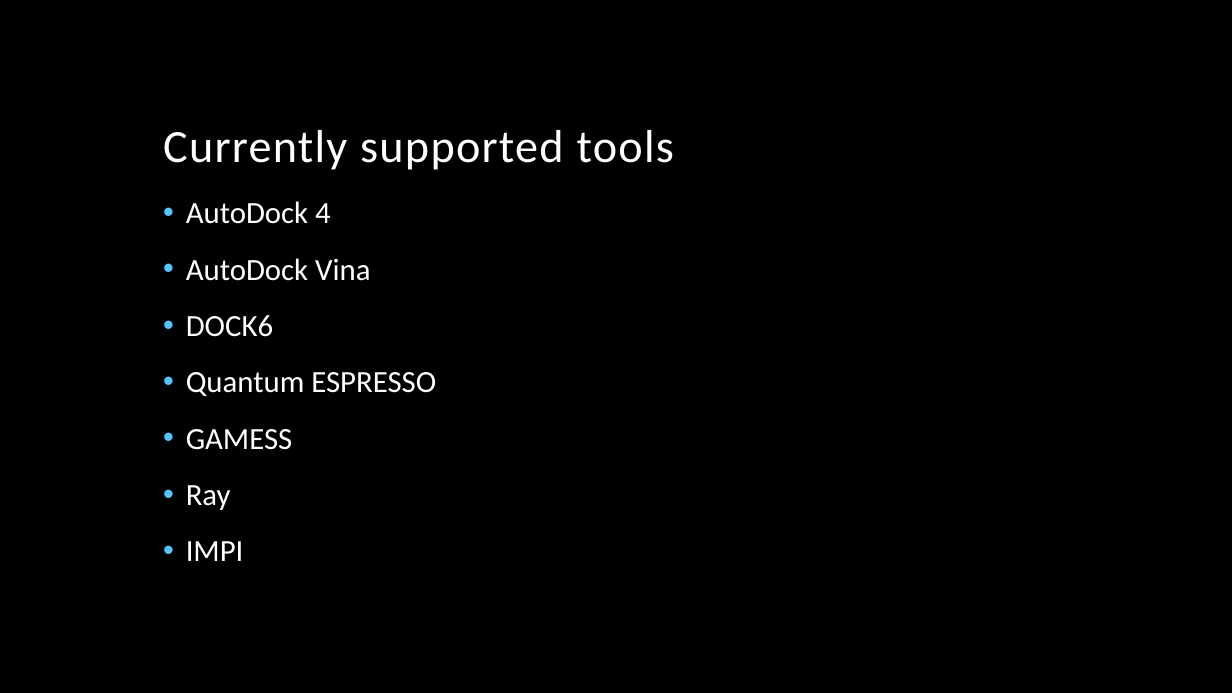
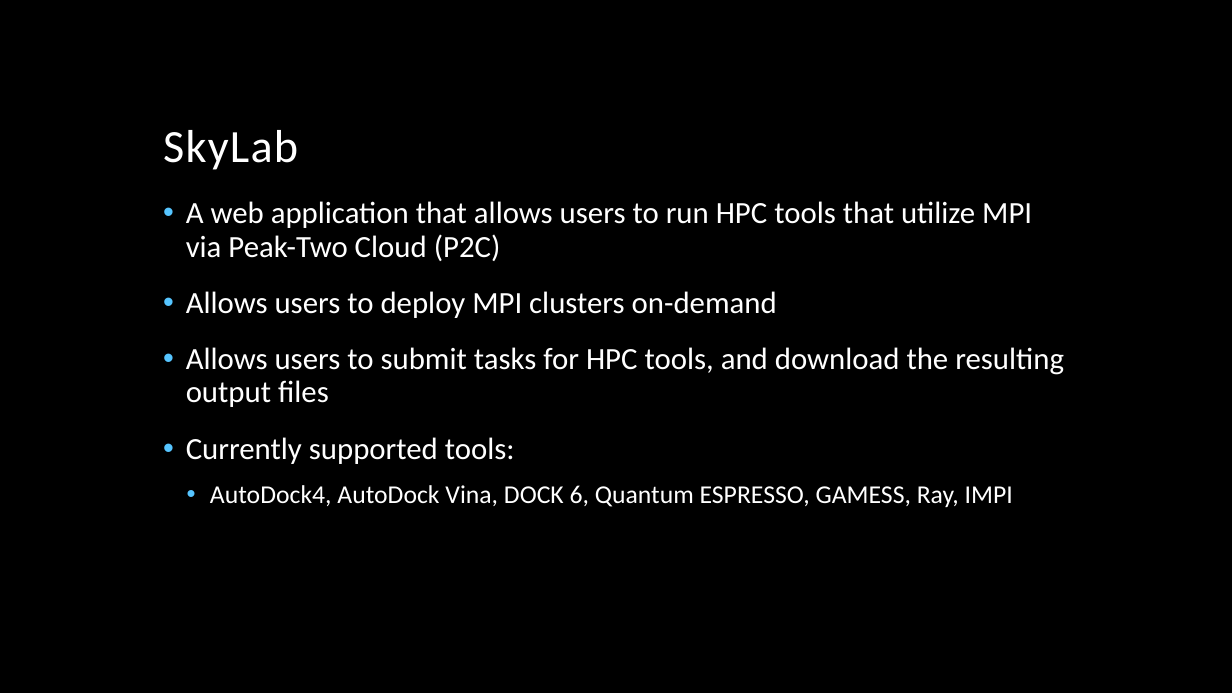
Before and after one commit to vincentpaul12/SkyLab-Files, a slide deck: slide 2 of pcsc_skylab.pptx (slide 5 before the commit). Drawn at 1232x693 pixels with LibreOffice and Linux fonts; fonts in the diff are those of the drawing; background and template pictures are left out. Boxes give left, top, right and bottom in pixels: in the first picture for what was removed or moved away, otherwise in the second. Text is boxed around its words. In the diff, an @@ line names an element or a change of style, - is before the commit and + after.

```diff
--- a/pcsc_skylab.pptx
+++ b/pcsc_skylab.pptx
@@ title at (x1=163, y1=130, x2=298, y2=170): text changed @@
-Currently supported tools
+SkyLab
@@ text at (x1=186, y1=201, x2=1064, y2=507): text changed @@
-• AutoDock 4
-• AutoDock Vina
-• DOCK6
-• Quantum ESPRESSO
-• GAMESS
-• Ray
-• IMPI
+• A web application that allows users to run HPC tools that utilize MPI via Peak-Two Cloud (P2C)
+• Allows users to deploy MPI clusters on-demand
+• Allows users to submit tasks for HPC tools, and download the resulting output files
+• Currently supported tools:
+  • AutoDock4, AutoDock Vina, DOCK 6, Quantum ESPRESSO, GAMESS, Ray, IMPI
```
Also in this commit, not shown: 7 other slides changed, 7 slides added, 4 slides removed.
